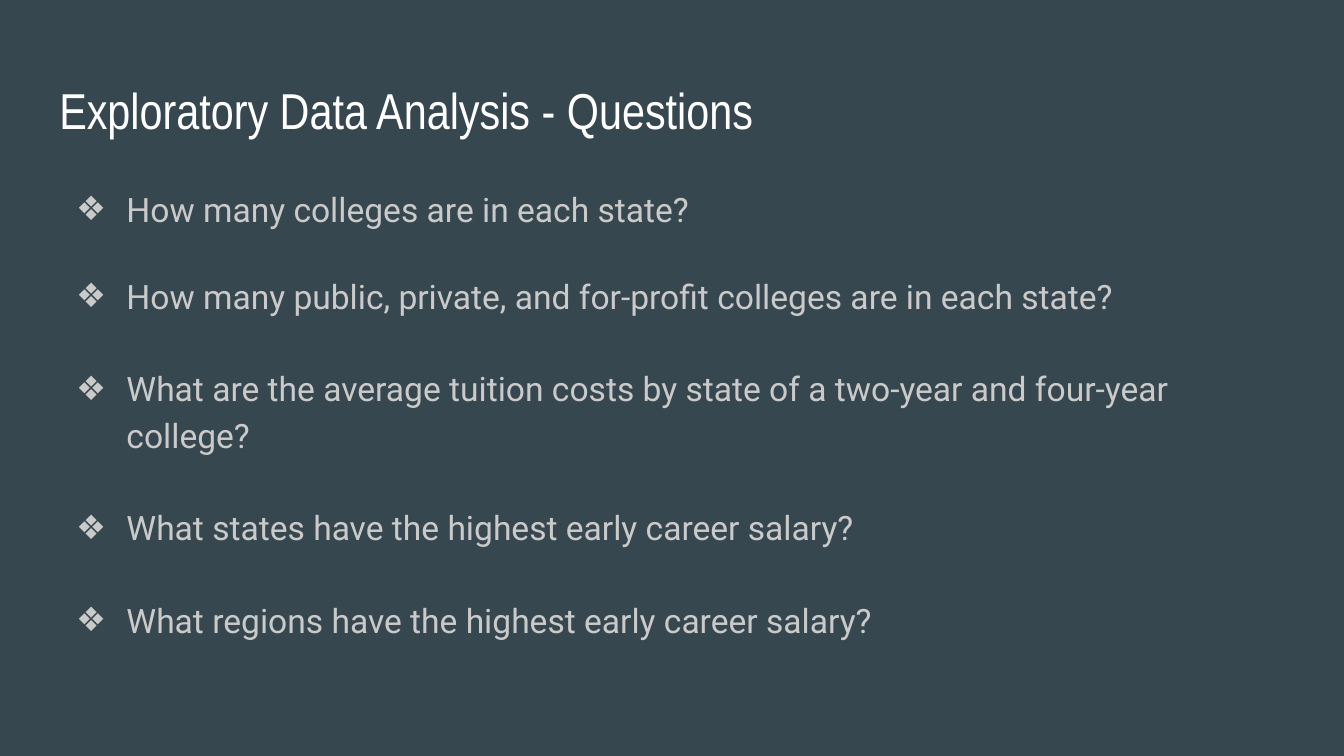
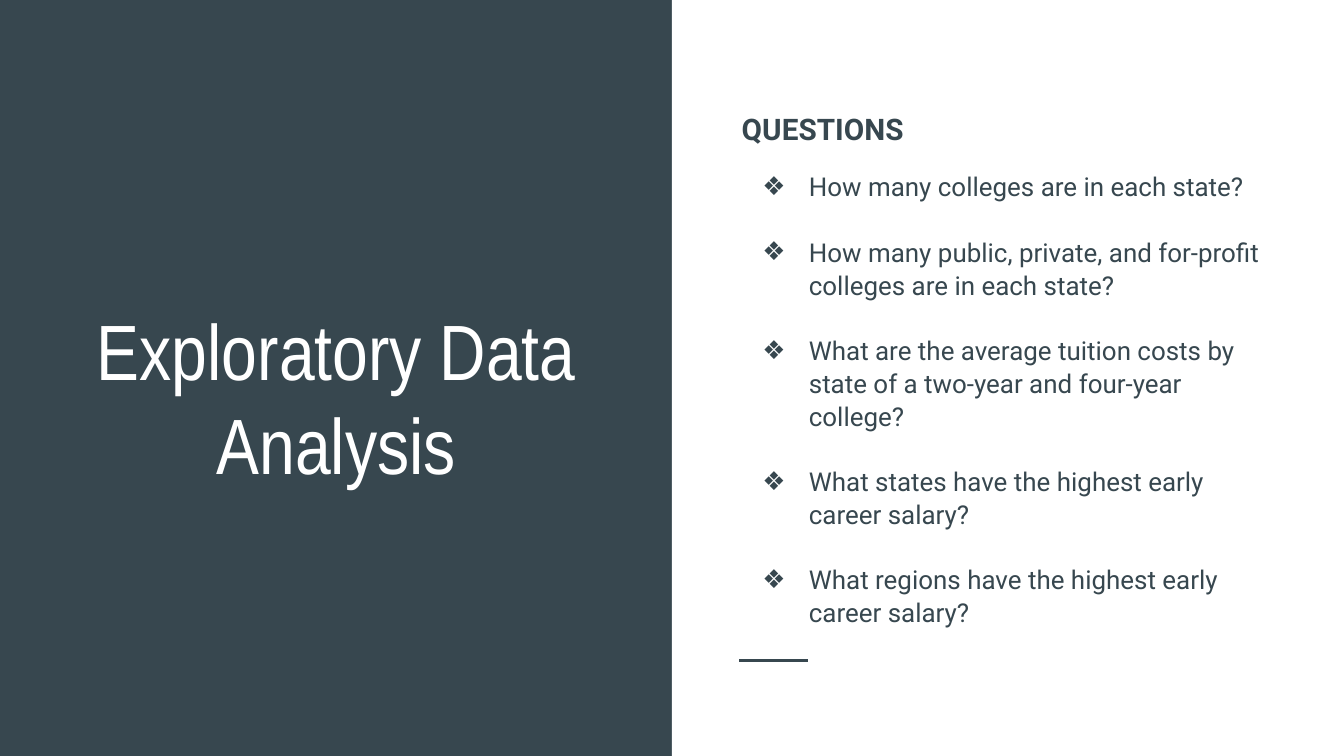
Before and after one commit to razon7/Group-Project, a slide deck: slide 5 of College_Costs_Career_Pay.pptx. Drawn at 1344x756 pixels with LibreOffice and Linux fonts; fonts in the diff are those of the drawing. Boxes give left, top, right and bottom in pixels: in the first picture for what was removed or moved away, otherwise in the second. Text is boxed around its words. In the diff, an @@ line names an element or a change of style, - is before the commit and + after.

```diff
--- a/College_Costs_Career_Pay.pptx
+++ b/College_Costs_Career_Pay.pptx
@@ rectangle added at bbox=[672, 0, 1344, 755], fill #FFFFFF @@
@@ text "QUESTIONS": place and size @@
-text "QUESTIONS" at bbox=[126, 197, 1168, 640]
+text "QUESTIONS" at bbox=[742, 118, 1258, 628]
@@ text "QUESTIONS" at bbox=[742, 118, 1258, 628]: vertical alignment top to middle @@
@@ text at bbox=[742, 118, 904, 144]: paragraph added @@
+QUESTIONS
@@ text at bbox=[809, 176, 1258, 628]: size 18 to 13.9 pt, text colour #CACACA to #37474F; indent changed; line spacing 1.15 to 1.05; more space between paragraphs; bullet colour #CACACA to #37474F @@
@@ title "Exploratory Data Analysis" at bbox=[97, 323, 576, 489]: vertical alignment top to bottom @@
@@ title at bbox=[97, 323, 576, 489]: text changed; size 27 to 42 pt @@
-Exploratory Data Analysis - Questions
+Exploratory Data Analysis
@@ line added from (739, 661) to (808, 661), #37474F 1.5 pt @@
```
Also in this commit, not shown: 1 other slide changed.
